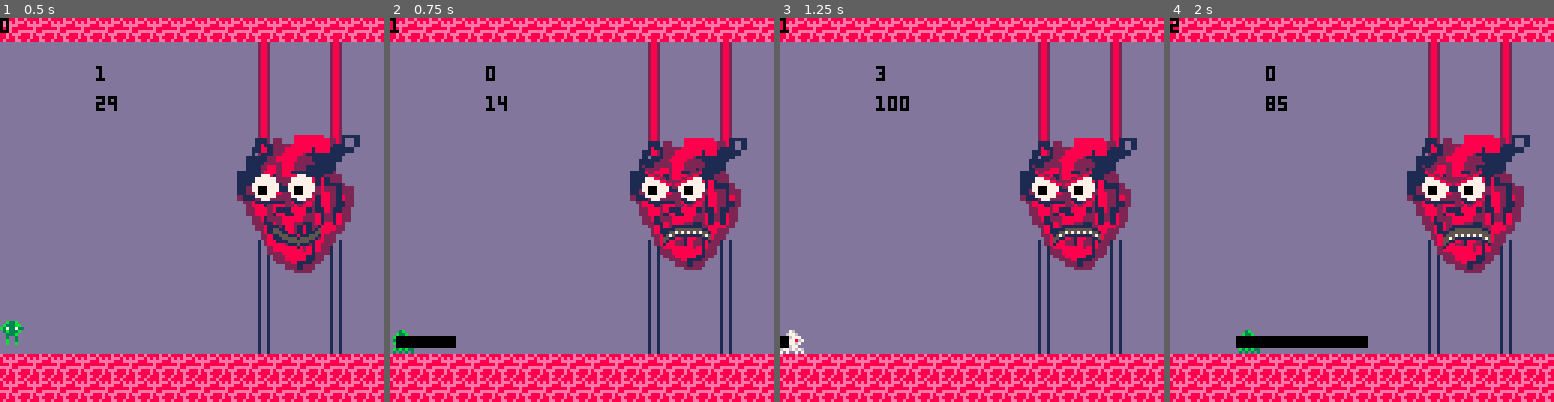
Above: before the commit, frames 1-4 (left to right).
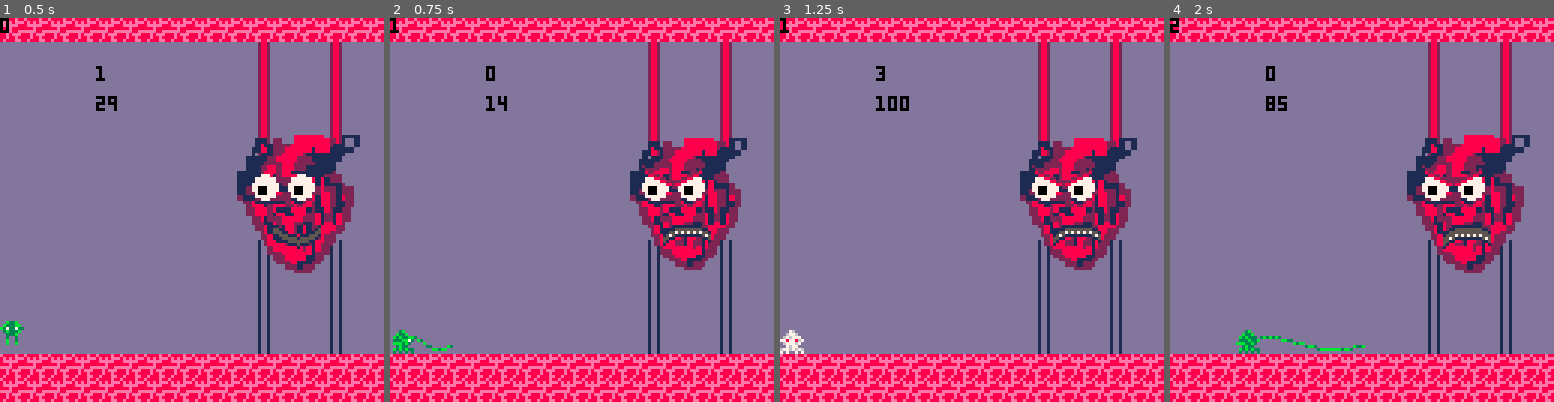
Above: after the commit, the same moments.

Repository: Von-dy/Game_Design_Final_Project
Game: PICO-8 cartridge current_build.p8
Two runs of this game, one before a commit and one after it. Both use one fixed random seed, a clock stepped at 60 frames per second and the inputs below.
Inputs:
- Up to frame 1 (0.5 s): tap X (X key) at 0.33 s
- Up to frame 2 (0.75 s): tap O (Z key) at 0.7 s
- Up to frame 3 (1.25 s): tap X (X key) at 1.07 s
- Up to frame 4 (2 s): hold Right from 1.6 s (still down); tap O (Z key) at 1.7 s; tap X (X key) at 1.85 s

Frame 1 is identical in both runs. In frame 2, 0.5% of the frame differs, in the area x 1-18%, y 82-87%; in frame 3, less than 0.1%; in frame 4, 1.1%, in the area x 17-52%, y 82-87%.

Commit message:
Added animation for player attack.

Diff:
--- a/current_build.p8
+++ b/current_build.p8
@@ -251,6 +251,16 @@
  add(hitboxes,hbox)
 end
 
+function make_platform(num)
+ local platform={
+  n=num,
+  x=6*flr(num/2)+(8*num)+8,
+  y=64,
+  d=1
+ }
+ add(platforms, platform)
+end
+
 --movement functions
 function groundmovement(player)
  --import vars
@@ -472,16 +482,18 @@
   --print(p.a,32,32)
  end
  for h in all(hitboxes) do
-  rectfill(h.x,h.y,h.x+h.w,h.y+h.h)
-  --print(h.w,32,42)
+  for i=0, h.w-1 do
+   local col=flr(rnd(3))
+   if col>1 then pset(h.x+i, 2*sin(i/h.w)+h.y+2, 3) else pset(h.x+i, 2*sin(i/h.w)+h.y+2, 11) end
+  end
  end
  for b in all(boss.bullets) do
   spr(b.sprite,b.x,b.y)
  end
 end
 
+
 function draw_boss()
-
  if c==1 then
   draw_valves()
   sspr(88, 0, 32, 32, 75,39, 46, 46)
--- a/master_functions/master_pico8_funcs.lua
+++ b/master_functions/master_pico8_funcs.lua
@@ -50,8 +50,10 @@
   --print(p.a,32,32)
  end
  for h in all(hitboxes) do
-  rectfill(h.x,h.y,h.x+h.w,h.y+h.h)
-  --print(h.w,32,42)
+  for i=0, h.w-1 do
+   local col=flr(rnd(3))
+   if col>1 then pset(h.x+i, 2*sin(i/h.w)+h.y+2, 3) else pset(h.x+i, 2*sin(i/h.w)+h.y+2, 11) end
+  end
  end
  for b in all(boss.bullets) do
   spr(b.sprite,b.x,b.y)
